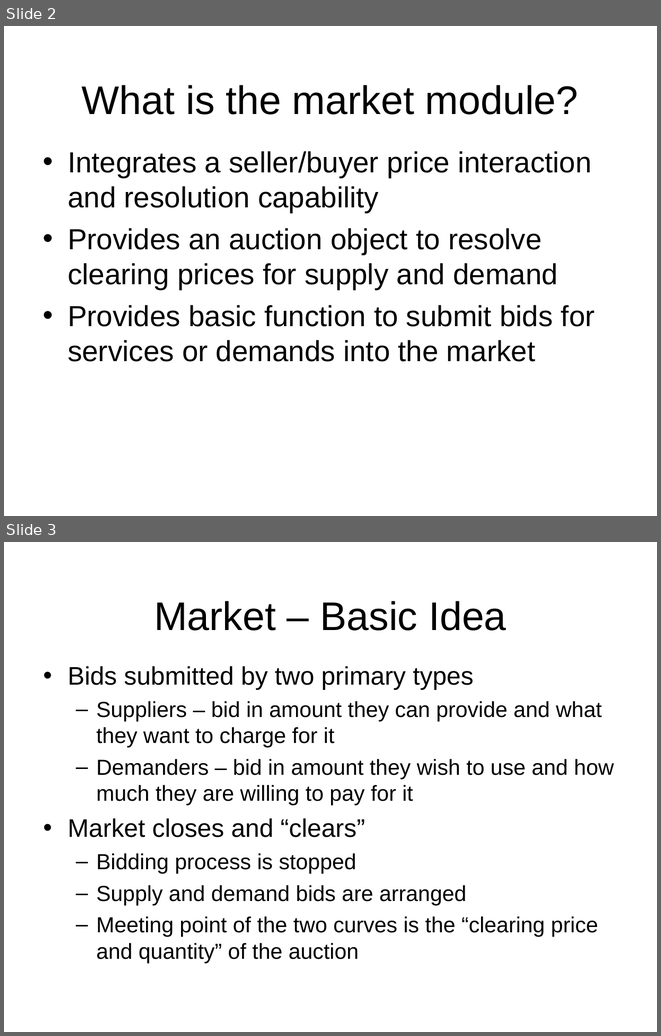
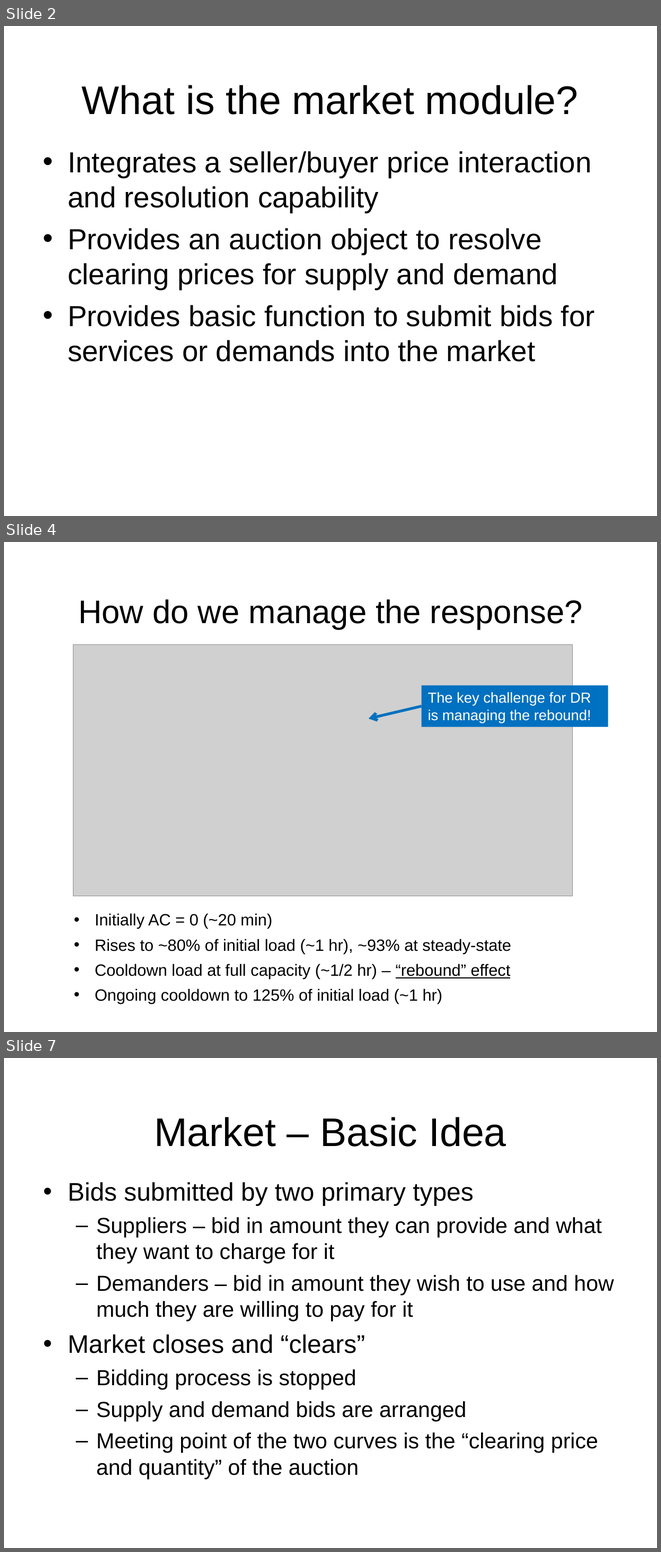
Before and after one commit to gridlab-d/course, a slide deck: FourDayCourse/5.1 - Market Module.ppt. Shown one above the other, each under a label of ours: slides 2 and 3 before the commit, slides 2, 4 and 7 after it; the slides between them are not shown. The pictures are 661x1036 and 661x1552 pixels, drawn with LibreOffice and Linux fonts; fonts in the diff are those of the drawing; grey boxes stand for pictures; background and template pictures are left out. Boxes give left, top, right and bottom in pixels: in the first picture for what was removed or moved away, otherwise in the second. Text is boxed around its words. In the diff, an @@ line names an element or a change of style, - is before the commit and + after.

```diff
--- a/FourDayCourse/5.1 - Market Module.ppt
+++ b/FourDayCourse/5.1 - Market Module.ppt
@@ slide 4 added at (x1=4, y1=542, x2=657, y2=1032), background picture (left out) @@
@@ title added at (x1=78, y1=599, x2=583, y2=629), 36 pt, text #000000 @@
+How do we manage the response?
@@ picture added at (x1=73, y1=644, x2=573, y2=896) @@
@@ rectangle added at (x1=421, y1=685, x2=608, y2=727), fill #0070C0, 16 pt, text #FFFFFF @@
+The key challenge for DR is managing the rebound!
@@ arrow added from (421, 706) to (368, 718), #0070C0 3 pt @@
@@ text added at (x1=95, y1=913, x2=511, y2=1004), 18 pt, text #000000 @@
+• Initially AC = 0 (~20 min)
+• Rises to ~80% of initial load (~1 hr), ~93% at steady-state
+• Cooldown load at full capacity (~1/2 hr) – “rebound” effect
+• Ongoing cooldown to 125% of initial load (~1 hr)
@@ what was slide 3 is now slide 7 @@
```
Also in this commit, not shown: 5 slides changed, 5 other slides added, 1 slide removed, 13 other files.
